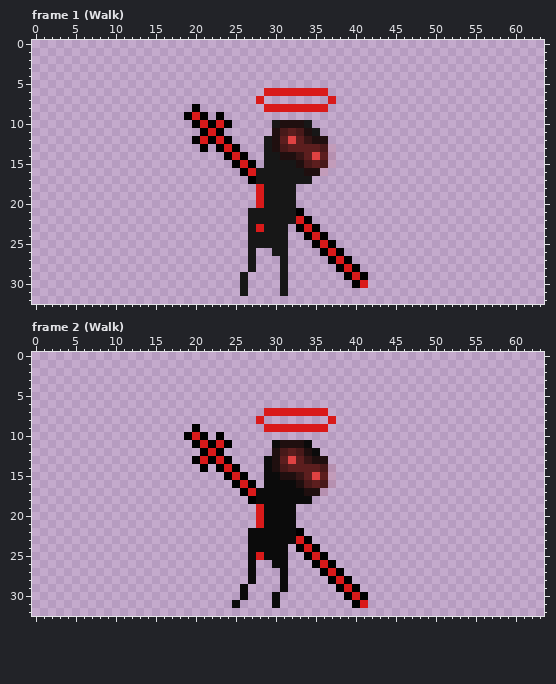
Edited in one commit: pixel-art file (Assets/Zombies/SwordBucketZombie.aseprite). The picture above was drawn from the file before the commit.
64x33 pixels, 26 frames. Colours within 5 levels of each other are drawn and written as one. Shown: frame 1 (Walk), frame 2 (Walk). The commit also changed other frames, which this record leaves out.
New version:
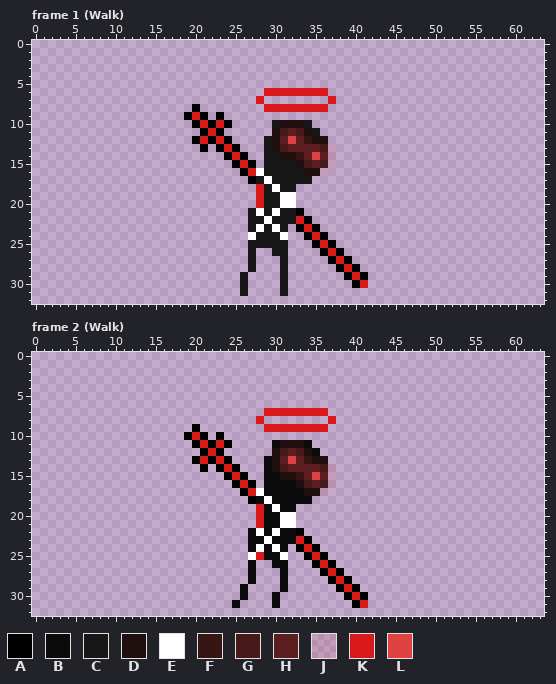
Palette (. is transparent): A #000000  B #0b0b0b  C #171717  D #1f0f0f  E #ffffff  F #371515  G #481919  H #5c1e1e  J #b82b2b1c  K #d91a1a  L #df4242
What changed:
layer "Webs" added
--- frame 1 (Walk), layer "Webs"
@@ x 25..34 @@
 15 AKA.CCCCDG
-16 .AKCCCCCCD
-17 ..ACCCCCCC
-18 ...KCCCC..
-19 ...KCCCC..
-20 ...KCCCC..
-21 ..CCCCCCA.
-22 ..CCCCCCKA
-23 ..CKCCC.AK
-24 ..CCCCC..A
+16 .AKECCCCCD
+17 ..ACECCCCC
+18 ...KCECC..
+19 ...KCCEE..
+20 ...KCCEE..
+21 ..CECECCA.
+22 ..CCECCCKA
+23 ..CECEC.AK
+24 ..ECCCE..A
 25 ..CCCCC...
--- frame 2 (Walk), layer "Webs"
@@ x 25..34 @@
 16 AKA.BBBBDG
-17 .AKBBBBBBD
-18 ..ABBBBBBB
-19 ...KBBBB..
-20 ...KBBBB..
-21 ...KBBBB..
-22 ..BBBBBBA.
-23 ..BBBBBBKA
-24 ..BBBBB.AK
-25 ..BKBBB..A
+17 .AKEBBBBBD
+18 ..ABEBBBBB
+19 ...KBEBB..
+20 ...KBBEE..
+21 ...KBBEE..
+22 ..BEBEBBA.
+23 ..BBEBBBKA
+24 ..BEBEB.AK
+25 ..EKBBE..A
 26 ..B..BB...
Pixel boxes of the changes (left, top, right, bottom) in both pictures:
changed: (248, 168, 296, 240)
changed: (248, 488, 296, 560)
